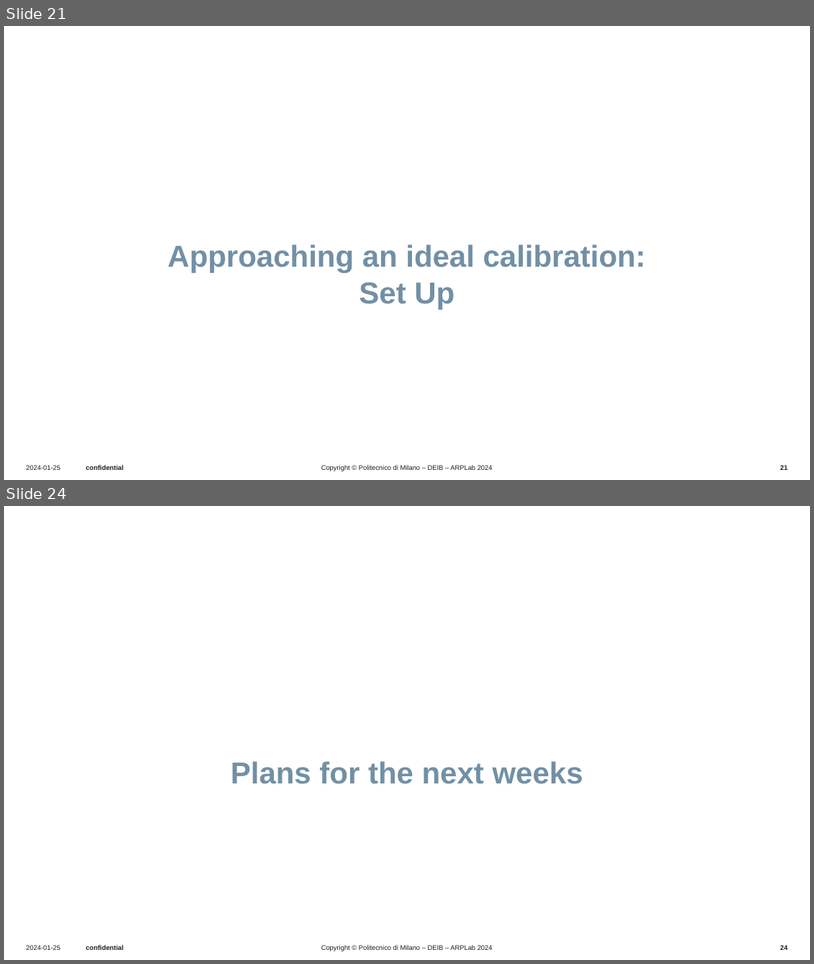
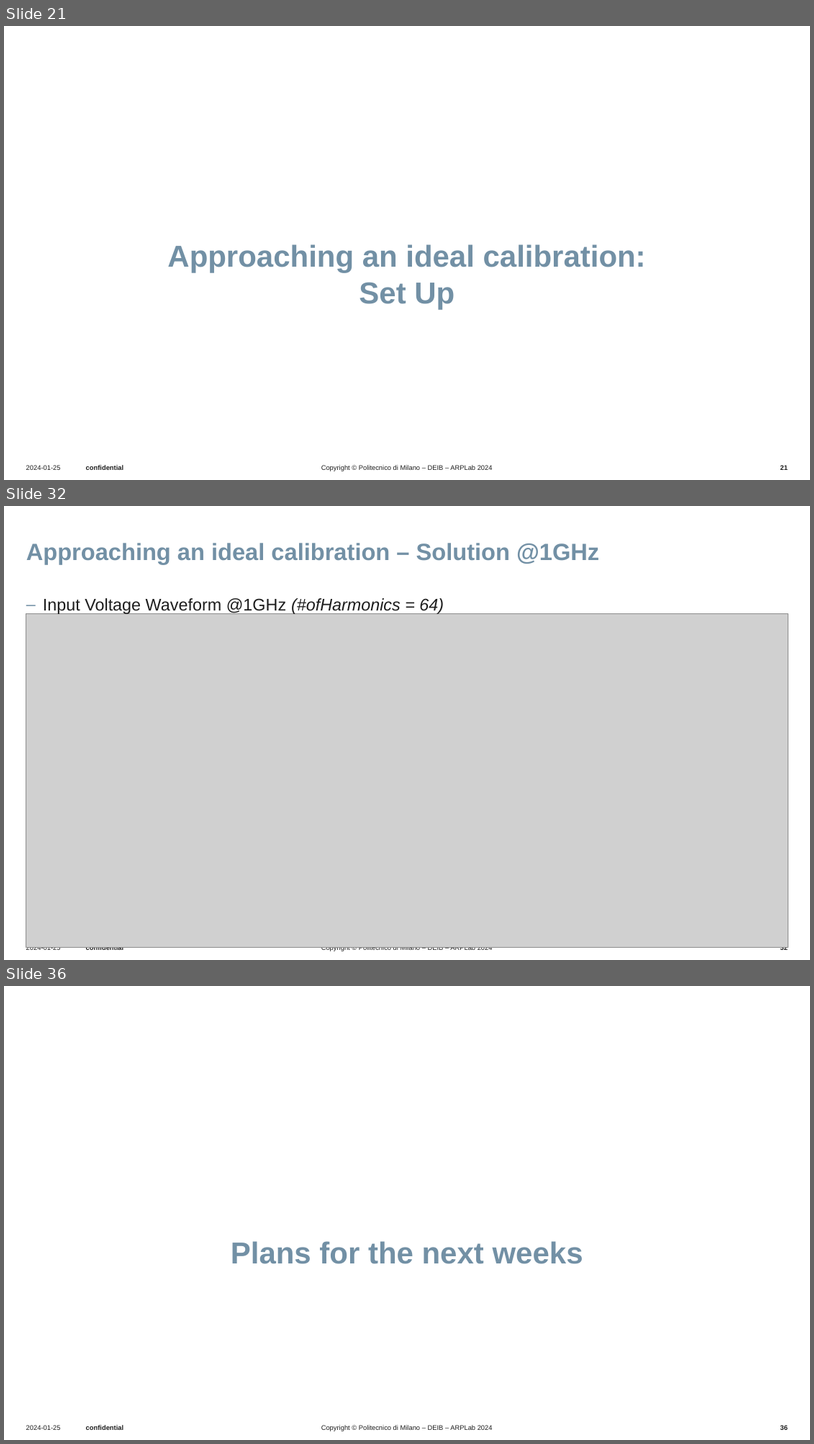
Before and after one commit to UseProxy305/thesisWork, a slide deck: Presentations/presentation5_4_sep/20250904_bi.pptx. Shown one above the other, each under a label of ours: slides 21 and 24 before the commit, slides 21, 32 and 36 after it; the slides between them are not shown. The pictures are 814x964 and 814x1444 pixels, drawn with LibreOffice and Linux fonts; fonts in the diff are those of the drawing; grey boxes stand for pictures; background and template pictures are left out. Boxes give left, top, right and bottom in pixels: in the first picture for what was removed or moved away, otherwise in the second. Text is boxed around its words. In the diff, an @@ line names an element or a change of style, - is before the commit and + after.

```diff
--- a/Presentations/presentation5_4_sep/20250904_bi.pptx
+++ b/Presentations/presentation5_4_sep/20250904_bi.pptx
@@ slide 32 added at [4,506,810,960], background #FFFFFF; not listed: 4 template elements that a slide beside it also shows @@
@@ title added at [26,543,599,564], 28 pt, text #7290A5, bold @@
+Approaching an ideal calibration – Solution @1GHz
@@ text added at [43,598,444,614], 20 pt, text #1D1D1D @@
+‒ Input Voltage Waveform @1GHz (#ofHarmonics = 64)
@@ picture added at [26,614,789,947] @@
@@ what was slide 24 is now slide 36 @@
@@ page number at [781,1424,788,1431]: text changed @@
-24
+36
```
Also in this commit, not shown: 3 slides changed, 11 other slides added, 9 other files.
